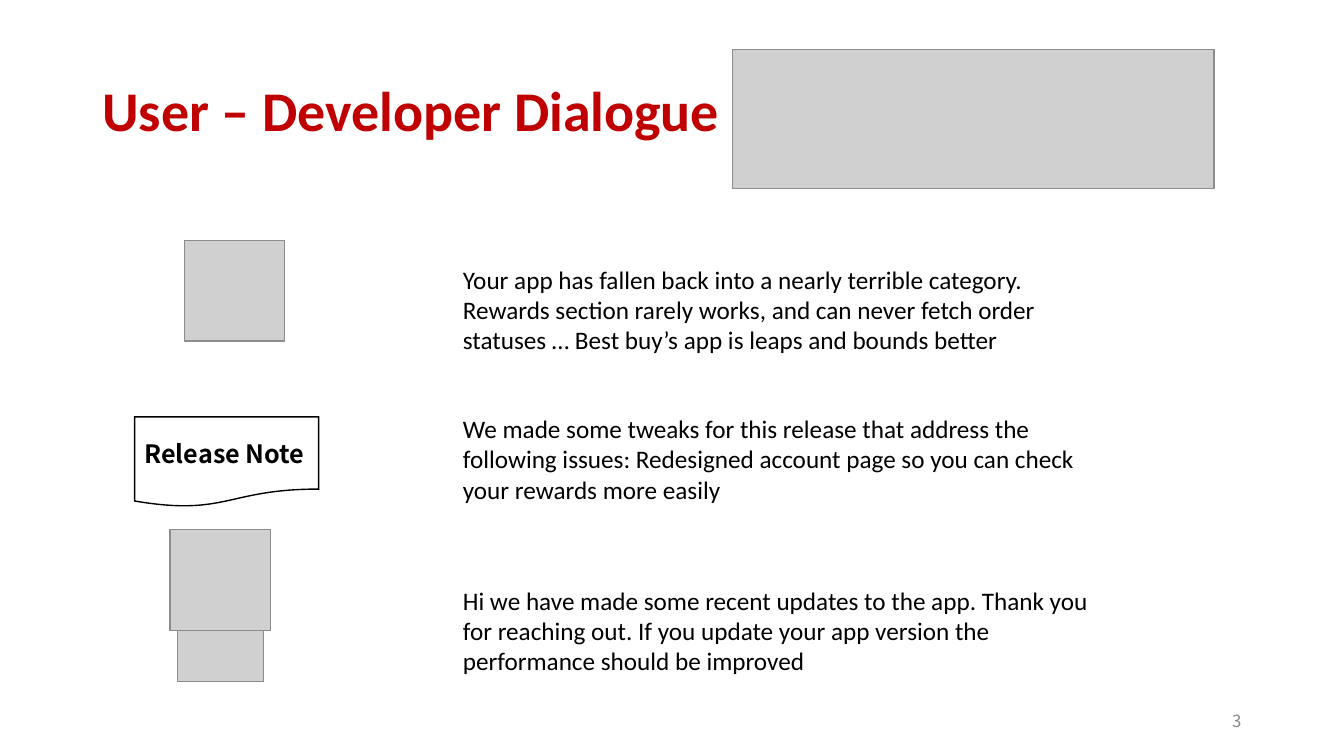
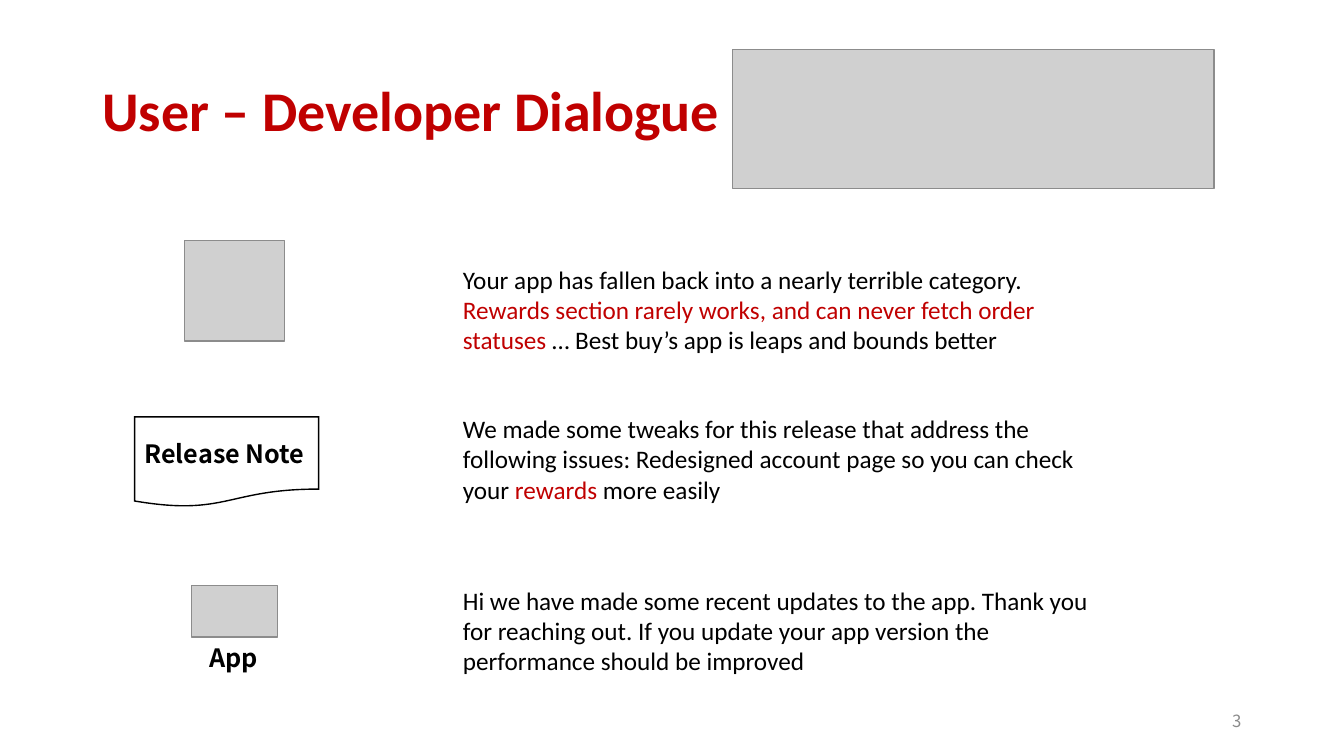
Before and after one commit to aidanby/aidanby.github.io, a slide deck: slide 3 of files/icse22.pptx. Drawn at 1344x756 pixels with LibreOffice and Linux fonts; fonts in the diff are those of the drawing; grey boxes stand for pictures. Boxes give left, top, right and bottom in pixels: in the first picture for what was removed or moved away, otherwise in the second. Text is boxed around its words. In the diff, an @@ line names an element or a change of style, - is before the commit and + after.

```diff
--- a/files/icse22.pptx
+++ b/files/icse22.pptx
@@ text "Your app has fallen back ..." at (x1=463, y1=271, x2=1034, y2=353): text colour #000000 to #C00000 in "Rewards section rarely works, and can never ..." @@
@@ text "We made some tweaks for ..." at (x1=463, y1=420, x2=1073, y2=503): text colour #000000 to #C00000 in "rewards" @@
@@ picture removed at (x1=170, y1=530, x2=271, y2=631) @@
@@ picture moved from (x1=177, y1=630, x2=263, y2=682) to (x1=192, y1=586, x2=277, y2=637) @@
@@ text added at (x1=209, y1=648, x2=258, y2=673), 18 pt, text #000000, bold @@
+App
```
Also in this commit, not shown: 14 other slides changed, 1 slide added.
